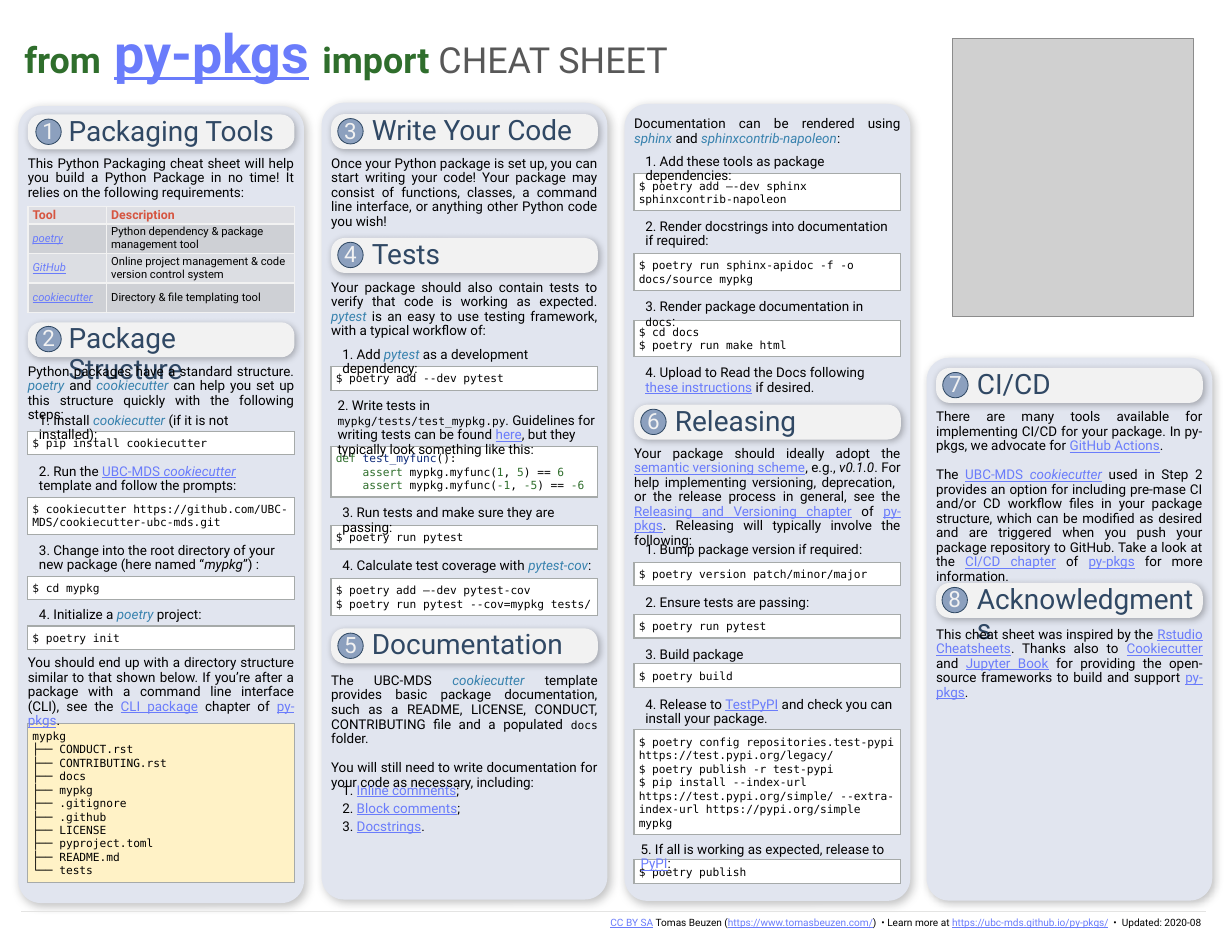
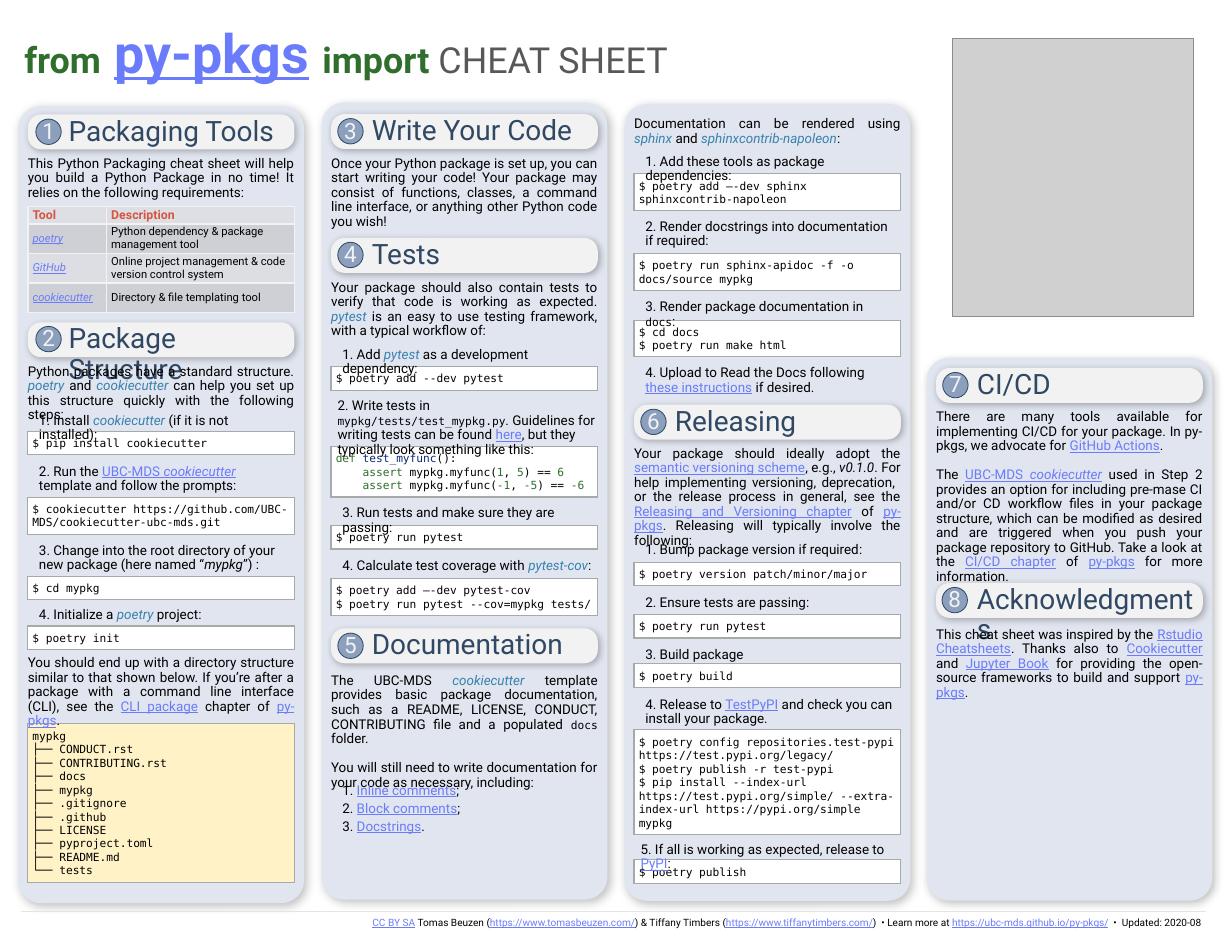
Before and after one commit to py-pkgs/py-pkgs, a slide deck: slide 1 of py-pkgs/content/img/09-cheatsheet/py_pkgs_cheatsheet.pptx. Drawn at 1232x952 pixels with LibreOffice and Linux fonts; fonts in the diff are those of the drawing; grey boxes stand for pictures. Boxes give left, top, right and bottom in pixels: in the first picture for what was removed or moved away, otherwise in the second. Text is boxed around its words. In the diff, an @@ line names an element or a change of style, - is before the commit and + after.

Commit message:
update author lit on cheatsheet

```diff
--- a/py-pkgs/content/img/09-cheatsheet/py_pkgs_cheatsheet.pptx
+++ b/py-pkgs/content/img/09-cheatsheet/py_pkgs_cheatsheet.pptx
@@ text at box(372, 918, 1201, 928): text changed @@
-CC BY SA Tomas Beuzen (https://www.tomasbeuzen.com/) • Learn more at https://ubc-mds.github.io/py-pkgs/ • Updated: 2020-08
+CC BY SA Tomas Beuzen (https://www.tomasbeuzen.com/) & Tiffany Timbers (https://www.tiffanytimbers.com/) • Learn more at https://ubc-mds.github.io/py-pkgs/ • Updated: 2020-08
```
Also in this commit, not shown: 2 other files.
